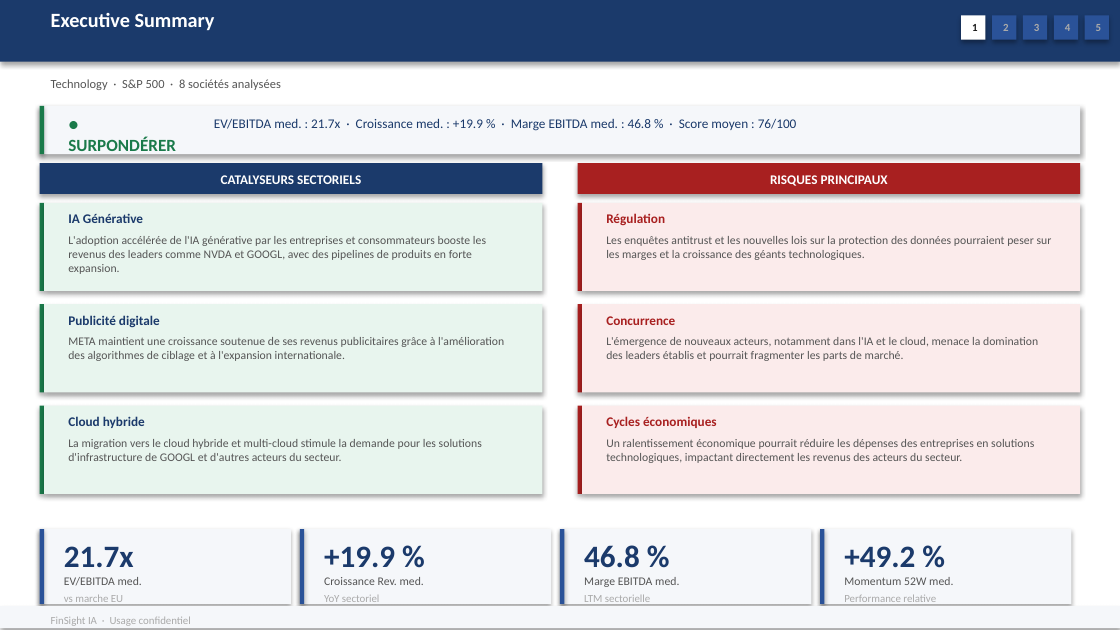
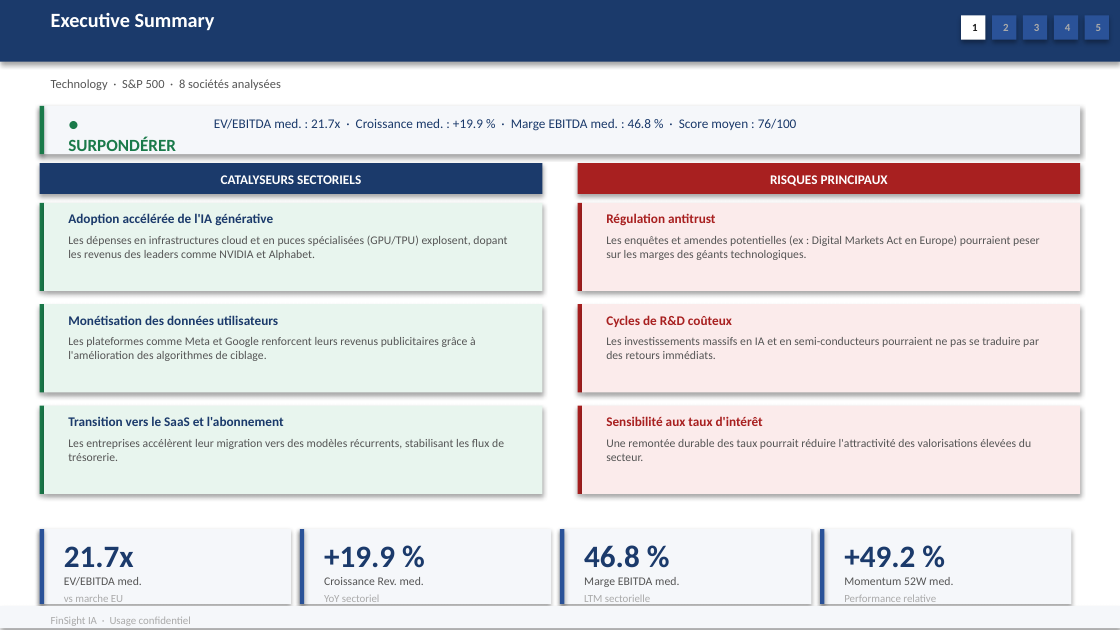
Before and after one commit to baptistejeh07-art/finsight-ia, a slide deck: slide 2 of preview/secteur_Technology_S&P_500/secteur_Technology_S&P_500.pptx. Drawn at 1120x630 pixels with LibreOffice and Linux fonts; fonts in the diff are those of the drawing. Boxes give left, top, right and bottom in pixels: in the first picture for what was removed or moved away, otherwise in the second. Text is boxed around its words. In the diff, an @@ line names an element or a change of style, - is before the commit and + after.

Commit message:
chore(preview): secteur_Technology_S&P_500 outputs regeneres

```diff
--- a/preview/secteur_Technology_S&P_500/secteur_Technology_S&P_500.pptx
+++ b/preview/secteur_Technology_S&P_500/secteur_Technology_S&P_500.pptx
@@ text at <box>68,213,273,225</box>: text changed @@
-IA Générative
+Adoption accélérée de l'IA générative
@@ text at <box>68,235,507,260</box>: text changed @@
-L'adoption accélérée de l'IA générative par les entreprises et consommateurs booste les revenus des leaders comme NVDA et GOOGL, avec des pipelines de produits en forte expansion.
+Les dépenses en infrastructures cloud et en puces spécialisées (GPU/TPU) explosent, dopant les revenus des leaders comme NVIDIA et Alphabet.
@@ text at <box>606,213,715,225</box>: text changed @@
-Régulation
+Régulation antitrust
@@ text at <box>606,235,1040,260</box>: text changed @@
-Les enquêtes antitrust et les nouvelles lois sur la protection des données pourraient peser sur les marges et la croissance des géants technologiques.
+Les enquêtes et amendes potentielles (ex : Digital Markets Act en Europe) pourraient peser sur les marges des géants technologiques.
@@ text at <box>68,315,278,325</box>: text changed @@
-Publicité digitale
+Monétisation des données utilisateurs
@@ text at <box>606,315,732,327</box>: text changed @@
-Concurrence
+Cycles de R&D coûteux
@@ text at <box>68,337,476,361</box>: text changed @@
-META maintient une croissance soutenue de ses revenus publicitaires grâce à l'amélioration des algorithmes de ciblage et à l'expansion internationale.
+Les plateformes comme Meta et Google renforcent leurs revenus publicitaires grâce à l'amélioration des algorithmes de ciblage.
@@ text at <box>606,337,1039,359</box>: text changed @@
-L'émergence de nouveaux acteurs, notamment dans l'IA et le cloud, menace la domination des leaders établis et pourrait fragmenter les parts de marché.
+Les investissements massifs en IA et en semi-conducteurs pourraient ne pas se traduire par des retours immédiats.
@@ text at <box>68,416,284,426</box>: text changed @@
-Cloud hybride
+Transition vers le SaaS et l'abonnement
@@ text at <box>606,416,763,426</box>: text changed @@
-Cycles économiques
+Sensibilité aux taux d'intérêt
@@ text at <box>68,439,504,461</box>: text changed @@
-La migration vers le cloud hybride et multi-cloud stimule la demande pour les solutions d'infrastructure de GOOGL et d'autres acteurs du secteur.
+Les entreprises accélèrent leur migration vers des modèles récurrents, stabilisant les flux de trésorerie.
@@ text at <box>606,439,1031,461</box>: text changed @@
-Un ralentissement économique pourrait réduire les dépenses des entreprises en solutions technologiques, impactant directement les revenus des acteurs du secteur.
+Une remontée durable des taux pourrait réduire l'attractivité des valorisations élevées du secteur.
```
Also in this commit, not shown: 5 other slides changed, 2 other files.
